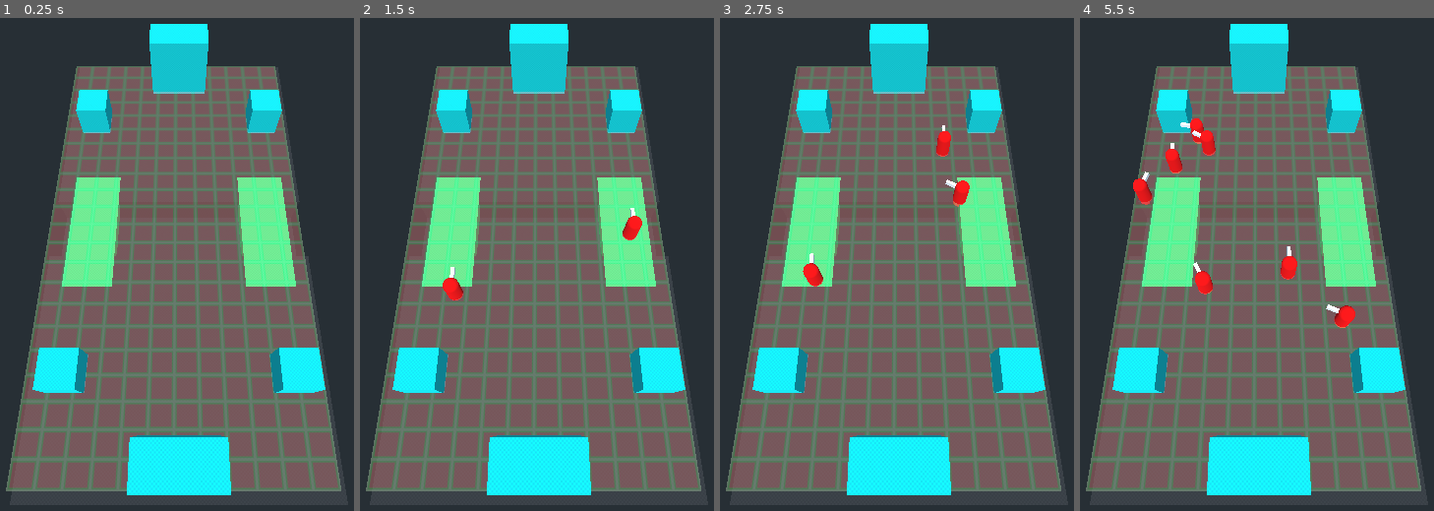
Above: before the commit, frames 1-4 (left to right).
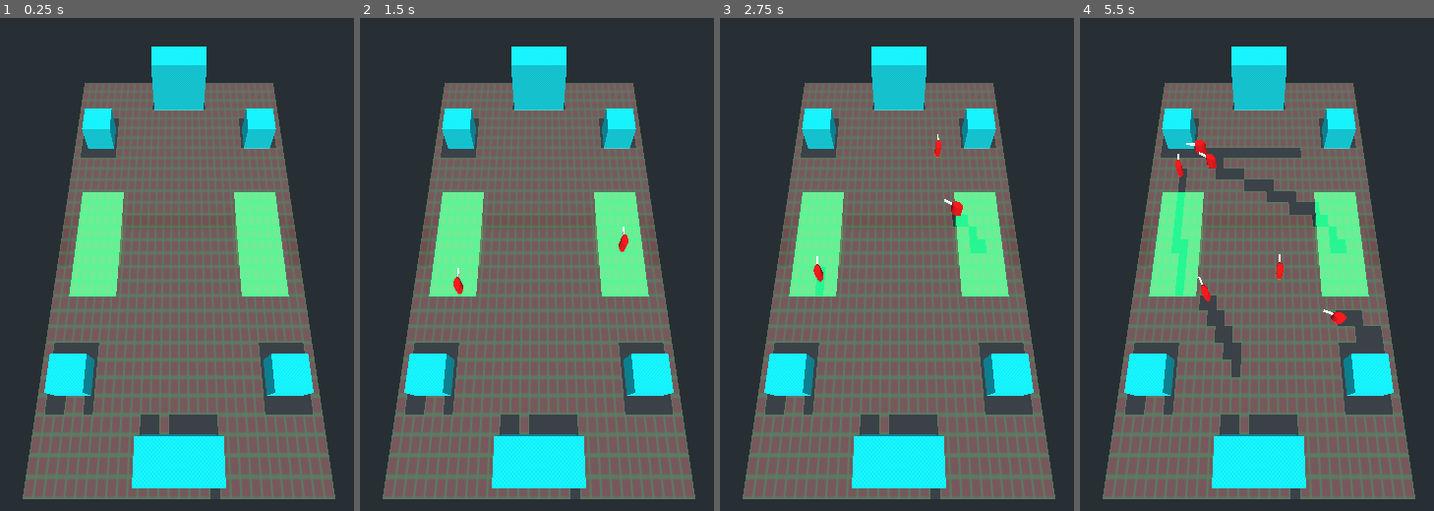
Above: after the commit, the same moments.

Repository: Inateblig/BridgeCrossers
Game: Godot game, scene res://src/scenes/Main.tscn
Same seed, same stepped clock (60 frames per second), same inputs: the game is played once before the commit and once after it.
Inputs (mouse positions are in pixels of both pictures, inside the frame that each line leads up to):
- Up to frame 1 (0.25 s): no input
- Up to frame 2 (1.5 s): tap Enter at 0.5 s; move the mouse to (625, 239) at 0.52 s; click (625, 239) at 0.67 s; tap Space at 1.25 s; move the mouse to (462, 294) at 1.27 s; click (462, 294) at 1.42 s
- Up to frame 3 (2.75 s): move the mouse to (939, 156) at 2.02 s; click (939, 156) at 2.17 s
- Up to frame 4 (5.5 s): move the mouse to (1239, 368) at 2.77 s; click (1239, 368) at 2.92 s; move the mouse to (1377, 343) at 3.52 s; click (1377, 343) at 3.67 s; move the mouse to (1143, 190) at 4.27 s; click (1143, 190) at 4.42 s; move the mouse to (1278, 264) at 5.02 s; click (1278, 264) at 5.17 s

The runs differ from the first frame. In frame 1, 34% of the frame differs, in the area x 1-97%, y 1-98%; in frame 2, 34%; in frame 3, 34%; in frame 4, 37%.

Commit message:
fixed the tile size and pos

Diff:
--- a/src/scenes/Map.tscn
+++ b/src/scenes/Map.tscn
@@ -95,11 +95,11 @@
 
 [node name="Corners" type="Spatial" parent="Navigation/NavigationMeshInstance/Level"]
 
-[node name="UL" type="Position3D" parent="Navigation/NavigationMeshInstance/Level/Corners"]
-transform = Transform( 1, 0, 0, 0, 1, 0, 0, 0, 1, -4, 1.03662, -7.5 )
+[node name="DL" type="Position3D" parent="Navigation/NavigationMeshInstance/Level/Corners"]
+transform = Transform( 1, 0, 0, 0, 1, 0, 0, 0, 1, -4, 1.03662, 7.5 )
 
-[node name="DR" type="Position3D" parent="Navigation/NavigationMeshInstance/Level/Corners"]
-transform = Transform( 1, 0, 0, 0, 1, 0, 0, 0, 1, 4, 1.03662, 7.5 )
+[node name="UR" type="Position3D" parent="Navigation/NavigationMeshInstance/Level/Corners"]
+transform = Transform( 1, 0, 0, 0, 1, 0, 0, 0, 1, 4, 1.03662, -7.5 )
 
 [node name="Spatial" type="Spatial" parent="Navigation/NavigationMeshInstance/Level"]
 transform = Transform( 0.5, 0, 0, 0, 0.5, 0, 0, 0, 0.5, 0, 5.12379, 3.02203 )
@@ -108,4 +108,5 @@
 transform = Transform( 1, 0, 0, 0, 0.524432, 0.851452, 0, -0.851452, 0.524432, 0, 3.87648, 0 )
 
 [node name="Camera" type="Camera" parent="Navigation/NavigationMeshInstance/Level/Spatial"]
-transform = Transform( 1, 0, 0, 0, 0.403737, 0.914875, 0, -0.914875, 0.403737, 0, 11.8422, 5.52558 )
+transform = Transform( 0.333333, 0, 0, 0, 0.134579, 0.304958, 0, -0.304958, 0.134579, -1.27157e-06, 13.4661, 5.5168 )
+far = 741.6
--- a/src/scenes/Tile.tscn
+++ b/src/scenes/Tile.tscn
@@ -6,18 +6,19 @@
 [sub_resource type="BoxShape" id=1]
 
 [node name="Tile" type="Area"]
-transform = Transform( 1, 0, 0, 0, 1, 0, 0, 0, 1, 0, 1, 3 )
+transform = Transform( 1, 0, 0, 0, 1, 0, 0, 0, 1, 0, 0, 3 )
 script = ExtResource( 1 )
 
 [node name="CollisionShape" type="CollisionShape" parent="."]
-transform = Transform( 0.2, 0, 0, 0, 0.125, 0, 0, 0, 0.2, 0.125, 0, 0.125 )
+transform = Transform( 0.5, 0, 0, 0, 0.125, 0, 0, 0, 0.5, 0.5, 0, -0.5 )
 shape = SubResource( 1 )
 
 [node name="Sprite3D" type="Sprite3D" parent="."]
-transform = Transform( 1, 0, 0, 0, -4.37114e-08, 1, 0, -1, -4.37114e-08, 0.125, 0.125, 0.125 )
+transform = Transform( 2.5, 0, 0, 0, -1.09278e-07, 1, 0, -2.5, -4.37114e-08, 0.5, 0.125, -0.5 )
 opacity = 0.15
 texture = ExtResource( 2 )
 
+[connection signal="body_entered" from="." to="." method="_on_Tile_body_entered"]
 [connection signal="input_event" from="." to="." method="_on_Area_input_event"]
 [connection signal="mouse_entered" from="." to="." method="_on_Area_mouse_entered"]
 [connection signal="mouse_exited" from="." to="." method="_on_Area_mouse_exited"]
--- a/src/scripts/Enemy.gd
+++ b/src/scripts/Enemy.gd
@@ -17,7 +17,10 @@
 var towermiddle: String = "TowerMiddleU/Position3D"
 
 func _ready():
-	target = self.get_parent().get_node(nav2 + towerleft)
+	if !Globals.TowerULDestroyed:
+		target = self.get_parent().get_node(nav2 + towerleft)
+	else:
+		target = self.get_parent().get_node(nav2 + towermiddle)
 # warning-ignore:return_value_discarded
 	get_parent()\
 	.get_node(nav2 + towerleft)\
@@ -60,7 +63,8 @@
 	print(target.health)
 
 func _on_PathfindingTimer_timeout():
-	get_target_path(target.global_transform.origin)
+	if target != null:
+		get_target_path(target.global_transform.origin)
 
 func _on_DmgTimer_timeout():
 	$AnimationPlayer.play("Fire")
--- a/src/scripts/Globals.gd
+++ b/src/scripts/Globals.gd
@@ -4,3 +4,5 @@
 var TowerMidHealth = 300
 var show_sprites: bool = true
 var on_area: bool = false
+var TowerULDestroyed = false
+var TowerMidDestroyed = false
--- a/src/scripts/Map.gd
+++ b/src/scripts/Map.gd
@@ -9,22 +9,30 @@
 var enemy = preload("res://src/scenes/Enemy.tscn")
 
 var mapcorners: String = "Navigation/NavigationMeshInstance/Level/Corners/"
-var uldr = ["UL", "DR"]
-var dim: Vector3 = Vector3.ZERO
-var sc: int = 10
+var siz: Vector2
+var sc: Vector2
+var col: int = 30
+var row: int = 30
+var dlpos: Vector3
+var urpos: Vector3
 
 func _ready():
-	for i in uldr:
-		dim.x += abs(get_node(mapcorners + i).get_global_transform().origin.x)
-		dim.y = abs(get_node(mapcorners + i).get_global_transform().origin.y)
-		dim.z += abs(get_node(mapcorners + i).get_global_transform().origin.z)
+	dlpos = get_node(mapcorners + "DL").get_global_transform().origin
+	urpos = get_node(mapcorners + "UR").get_global_transform().origin
 
-	for i in range(-dim.x/0.4/2/sc, dim.x/0.4/2/sc):
-		for j in range(-dim.z/0.4/2/sc, dim.z/0.4/2/sc):
+	siz.x = urpos.x - dlpos.x
+	siz.y = dlpos.z - urpos.z
+
+	sc.x = siz.x/col
+	sc.y = siz.y/row
+
+	for x in range(col):
+		for y in range(row):
 			var tileinstance = tile.instance()
 			add_child(tileinstance)
-			tileinstance.global_scale(Vector3(sc, 1, sc))
-			tileinstance.global_transform.origin = Vector3(0.4 * i * sc, dim.y, 0.4 * j * sc)
+			tileinstance.set_scale(Vector3(sc.x, 1, sc.y))
+			tileinstance.global_transform.origin\
+				= dlpos - Vector3(-x * sc.x, 0, y * sc.y)
 
 func _unhandled_input(event):
 	if (event is InputEventMouseButton && event.button_index == 1 && event.pressed && !Globals.on_area):
@@ -33,5 +41,5 @@
 func spawn_enemy(position):
 	var tileinstance = enemy.instance()
 	get_node("Navigation").add_child(tileinstance)
-	tileinstance.global_scale(Vector3(sc/1.5, sc/1.5, sc/1.5))
+	tileinstance.global_scale(Vector3(sc.x/0.5, (sc.x + sc.y) / 2 / 0.5, sc.y/0.5))
 	tileinstance.global_transform.origin = position
--- a/src/scripts/Tile.gd
+++ b/src/scripts/Tile.gd
@@ -22,3 +22,8 @@
 func _on_Area_input_event(_camera, event, _position, _normal, _shape_idx):
 	if (event is InputEventMouseButton && event.button_index == 1 && event.pressed):
 		get_parent().spawn_enemy($Sprite3D.global_transform.origin)
+
+
+func _on_Tile_body_entered(body):
+	queue_free()
+#	pass
--- a/src/scripts/TowerULPosition3D.gd
+++ b/src/scripts/TowerULPosition3D.gd
@@ -9,5 +9,6 @@
 	if health <= 0 and !has_been_called:
 		get_parent().visible = false
 		emit_signal("TowerULDestroyed")
+		Globals.TowerULDestroyed = true
 		has_been_called = true
 		print("invisible")
--- a/src/scripts/TowerUMPosition3D.gd
+++ b/src/scripts/TowerUMPosition3D.gd
@@ -9,5 +9,6 @@
 	if health <= 0 and !has_been_called:
 		get_parent().visible = false
 		emit_signal("TowerMidDestroyed")
+		Globals.TowerMidDestroyed = true
 		has_been_called = true
 		print("invisible")
